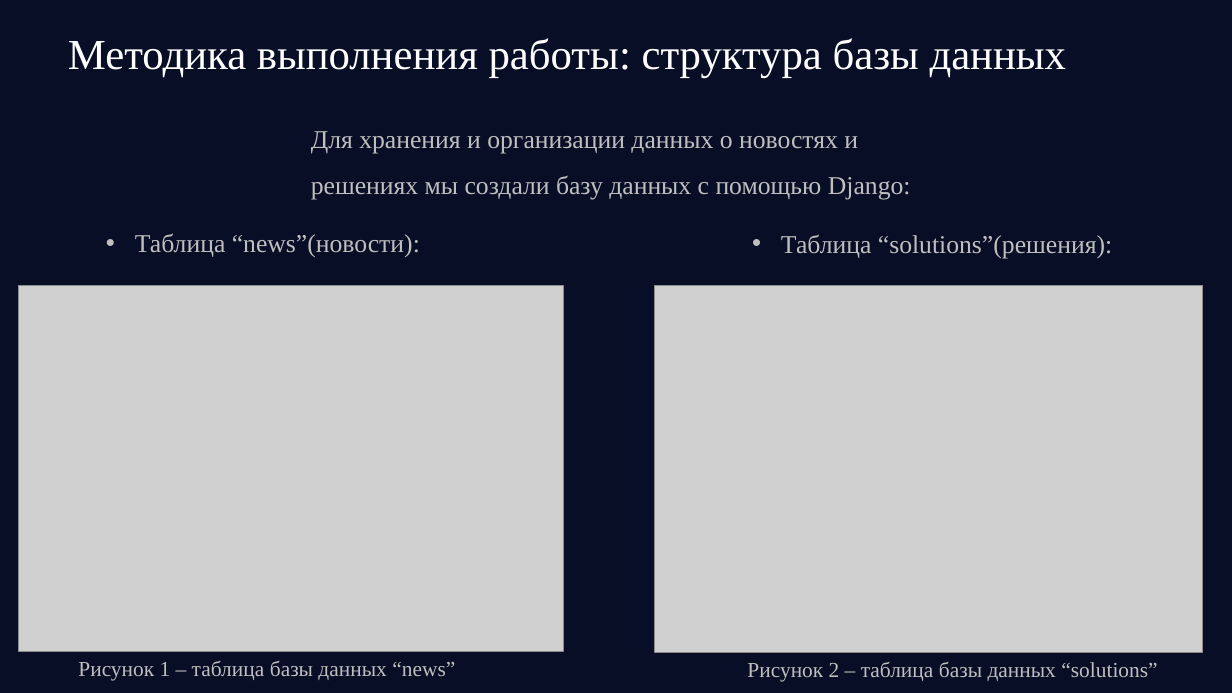
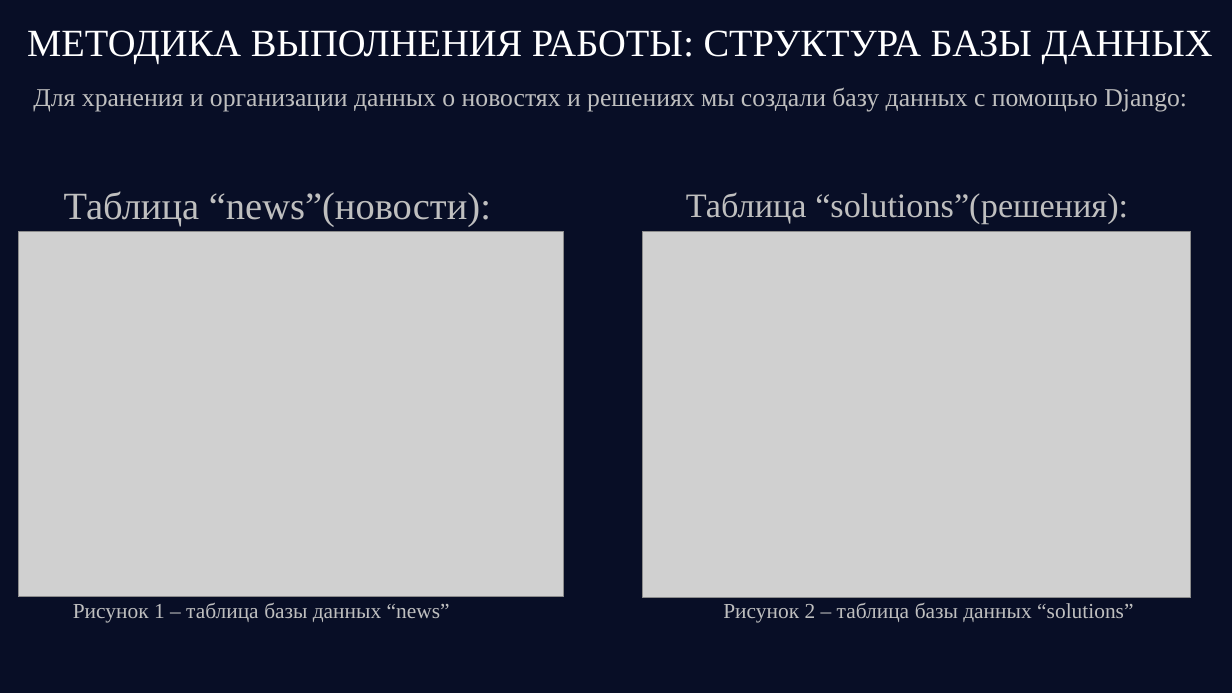
Before and after one commit to ERIC33311/Project_Energy, a slide deck: slide 8 of 19_12_VerduraX.pptx. Drawn at 1232x693 pixels with LibreOffice and Linux fonts; fonts in the diff are those of the drawing; grey boxes stand for pictures; background and template pictures are left out. Boxes give left, top, right and bottom in pixels: in the first picture for what was removed or moved away, otherwise in the second. Text is boxed around its words. In the diff, an @@ line names an element or a change of style, - is before the commit and + after.

```diff
--- a/19_12_VerduraX.pptx
+++ b/19_12_VerduraX.pptx
@@ text at (27,30,1213,64): text changed; size 40 to 36 pt @@
-Методика выполнения работы: структура базы данных
+МЕТОДИКА ВЫПОЛНЕНИЯ РАБОТЫ: СТРУКТУРА БАЗЫ ДАННЫХ
@@ text "Для хранения и организации данных ..." rewrapped from (311,131,911,199) to (33,87,1187,111) @@
@@ text "Таблица “news”(новости):": place and size @@
-text "Таблица “news”(новости):" at (135,233,420,257)
+text "Таблица “news”(новости):" at (64,191,491,227)
@@ text "Таблица “news”(новости):" at (64,191,491,227): size 24 to 36 pt; bullet • to none @@
@@ text "Таблица “solutions”(решения):": place and size @@
-text "Таблица “solutions”(решения):" at (781,234,1112,258)
+text "Таблица “solutions”(решения):" at (686,192,1128,224)
@@ text "Таблица “solutions”(решения):" at (686,192,1128,224): size 24 to 32 pt; bullet • to none @@
@@ picture: place and size @@
-picture at (18,286,564,651)
+picture at (18,231,564,597)
@@ picture: place and size @@
-picture at (654,286,1203,652)
+picture at (643,231,1191,598)
@@ text "Рисунок 1 – таблица базы ...": place and size @@
-text "Рисунок 1 – таблица базы ..." at (78,661,455,681)
+text "Рисунок 1 – таблица базы ..." at (73,603,450,623)
@@ text "Рисунок 2 – таблица базы ...": place and size @@
-text "Рисунок 2 – таблица базы ..." at (747,662,1157,682)
+text "Рисунок 2 – таблица базы ..." at (723,603,1133,623)
```
Also in this commit, not shown: 13 other slides changed.
